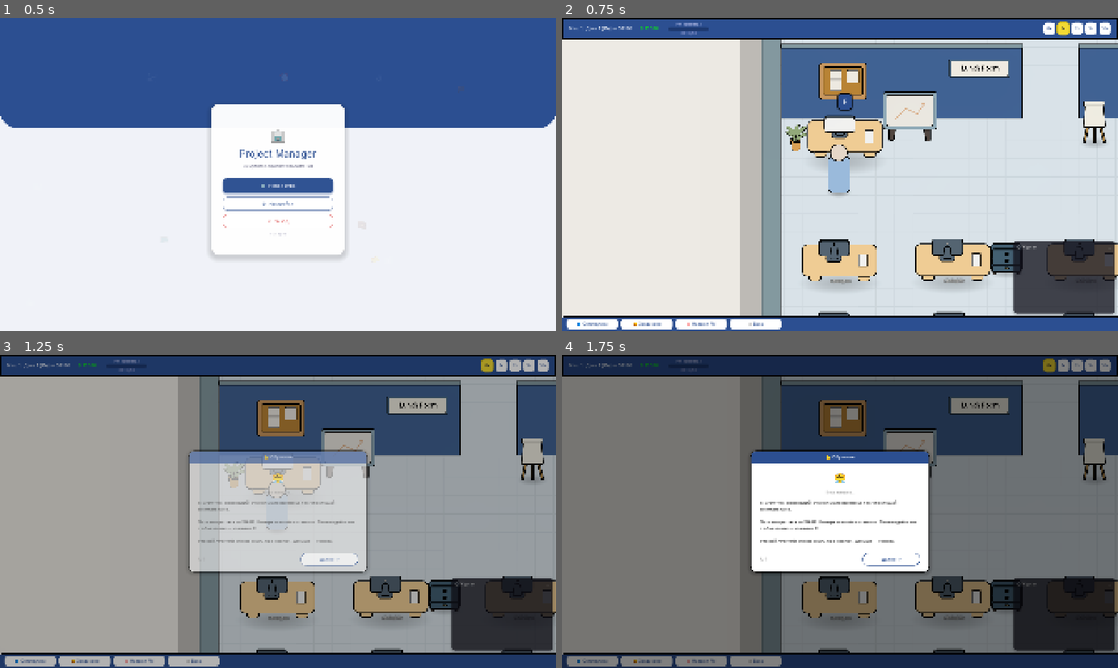
Above: before the commit, frames 1-4 (two rows, left to right).
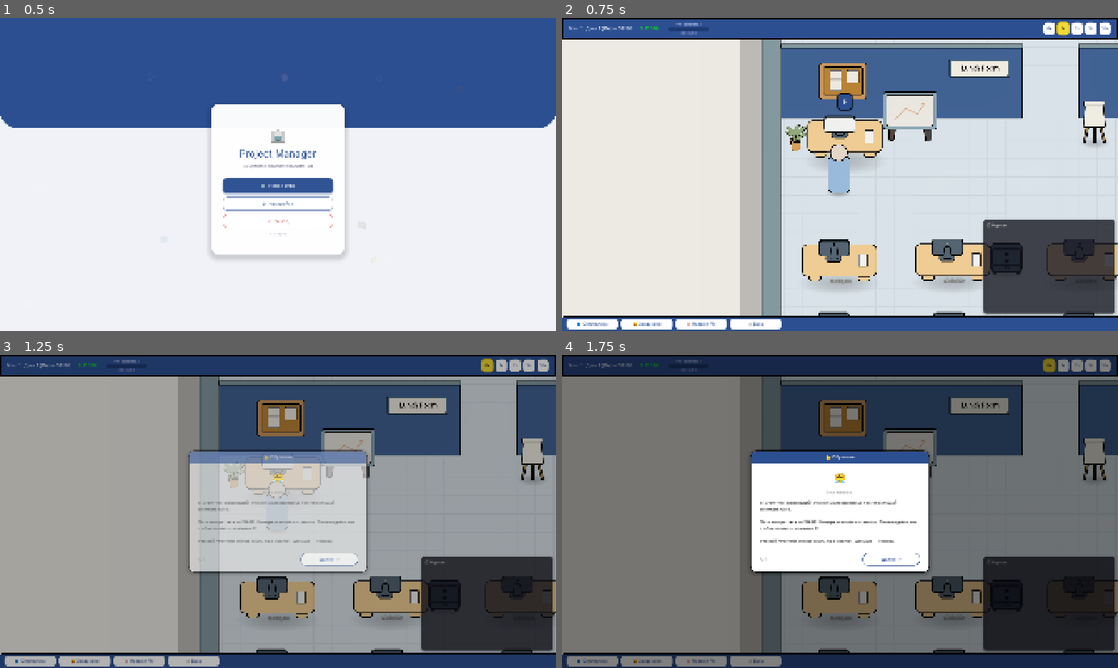
Above: after the commit, the same moments.

Repository: Esca69/project-manager-sim
Game: Godot game, scene res://Scenes/main_menu.tscn
The game is run twice, just before and just after one commit, with the same random seed, the same clock (stepped at 60 frames per second) and the same inputs. Sound files missing from this copy of the repository are replaced by a short silence.
Inputs (mouse positions are in pixels of both pictures, inside the frame that each line leads up to):
- Up to frame 1 (0.5 s): no input
- Up to frame 2 (0.75 s): click "🆕 Новая игра" at 0.5 s
- Up to frame 3 (1.25 s): no input
- Up to frame 4 (1.75 s): tap Enter at 1.25 s; move the mouse to (962, 495) at 1.27 s; hold Right (ui_right) from 1.28 s (still down); tap E (interact) at 1.35 s; click (962, 495) at 1.42 s

Frame 1 is identical in both runs. In frame 2, 2.8% of the frame differs, in the area x 75-100%, y 64-95%; in frame 3, 2.7%; in frame 4, 2.7%.

Commit message:
Improve log panel: larger size, newest-first order, and debug info for compatibility rolls
Co-authored-by: Esca69 <259692183+Esca69@users.noreply.github.com>

Diff:
--- a/Scripts/employee.gd
+++ b/Scripts/employee.gd
@@ -1225,12 +1225,16 @@
 	# Записываем в EventLog
 	var rel_val = RelationshipManager.get_relationship(data.employee_name, partner_npc.data.employee_name)
 	var level_name = tr(RelationshipManager.get_rel_level_name(data.employee_name, partner_npc.data.employee_name))
+	# Собираем debug-строку с деталями броска
+	var debug_parts: String = "🎲%d" % result.base_roll
+	if result.factors.size() > 0:
+		debug_parts += " " + ", ".join(result.factors)
 	if result.is_positive:
-		EventLog.add(tr("LOG_CHAT_POSITIVE") % [data.employee_name, partner_npc.data.employee_name, rel_val, level_name])
+		EventLog.add(tr("LOG_CHAT_POSITIVE") % [data.employee_name, partner_npc.data.employee_name, rel_val, level_name] + " | Δ%+d (%s)" % [result.delta, debug_parts])
 	else:
-		EventLog.add(tr("LOG_CHAT_NEGATIVE") % [data.employee_name, partner_npc.data.employee_name, rel_val, level_name])
-
-	print("💬 Proximity chat: %s ↔ %s, delta=%d, rel=%d (%s)" % [data.employee_name, partner_npc.data.employee_name, result.delta, rel_val, level_name])
+		EventLog.add(tr("LOG_CHAT_NEGATIVE") % [data.employee_name, partner_npc.data.employee_name, rel_val, level_name] + " | Δ%+d (%s)" % [result.delta, debug_parts])
+
+	print("💬 Proximity chat: %s ↔ %s, delta=%d, rel=%d (%s) | %s" % [data.employee_name, partner_npc.data.employee_name, result.delta, rel_val, level_name, debug_parts])
 
 func _show_chat_reaction(is_positive: bool):
 	show_thought_bubble("💬", 1.0)
--- a/Scripts/event_log.gd
+++ b/Scripts/event_log.gd
@@ -21,9 +21,9 @@
 		"type": type,
 		"time_str": time_str
 	}
-	entries.append(entry)
+	entries.push_front(entry)
 	while entries.size() > MAX_ENTRIES:
-		entries.pop_front()
+		entries.pop_back()
 	emit_signal("log_added", entry)
 	if type == LogType.ALERT:
 		emit_signal("alert_added")
--- a/Scripts/event_log_panel.gd
+++ b/Scripts/event_log_panel.gd
@@ -1,7 +1,7 @@
 extends Control
 
-const PANEL_WIDTH = 350
-const PANEL_HEIGHT = 250
+const PANEL_WIDTH = 455
+const PANEL_HEIGHT = 325
 const BOTTOM_BAR_HEIGHT = 50
 const SIDE_MARGIN = 10
 const BOTTOM_MARGIN = 10
@@ -26,7 +26,7 @@
 	EventLog.alert_added.connect(_on_alert_added)
 	for entry in EventLog.entries:
 		_add_message_label(entry)
-	call_deferred("_scroll_to_bottom")
+	call_deferred("_scroll_to_top")
 
 func _build_ui():
 	# === FULL PANEL ===
@@ -138,8 +138,11 @@
 	if UITheme:
 		UITheme.apply_font(lbl, "regular")
 	_messages_vbox.add_child(lbl)
+	_messages_vbox.move_child(lbl, 0)
+	# Удаляем старые записи С КОНЦА (самые старые теперь внизу)
 	while _messages_vbox.get_child_count() > EventLog.MAX_ENTRIES:
-		_messages_vbox.get_child(0).queue_free()
+		var last_child = _messages_vbox.get_child(_messages_vbox.get_child_count() - 1)
+		last_child.queue_free()
 
 func _get_color_for_type(type: int) -> Color:
 	match type:
@@ -151,14 +154,16 @@
 
 func _on_log_added(entry: Dictionary):
 	_add_message_label(entry)
-	var scrollbar = _scroll.get_v_scroll_bar()
-	var at_bottom = scrollbar.value >= scrollbar.max_value - scrollbar.page - SCROLL_TOLERANCE
-	if at_bottom or scrollbar.max_value <= scrollbar.page:
-		call_deferred("_scroll_to_bottom")
+	# Автоскролл наверх — новые сообщения всегда видны
+	call_deferred("_scroll_to_top")
 
 func _scroll_to_bottom():
 	if _scroll:
 		_scroll.scroll_vertical = int(_scroll.get_v_scroll_bar().max_value)
+
+func _scroll_to_top():
+	if _scroll:
+		_scroll.scroll_vertical = 0
 
 func _on_alert_added():
 	if _is_collapsed:
@@ -174,7 +179,7 @@
 	_panel.visible = true
 	_icon_btn.visible = false
 	_stop_pulse()
-	call_deferred("_scroll_to_bottom")
+	call_deferred("_scroll_to_top")
 
 func _start_pulse():
 	if _pulse_tween and _pulse_tween.is_running():
--- a/Scripts/relationship_manager.gd
+++ b/Scripts/relationship_manager.gd
@@ -105,55 +105,78 @@
 
 # === МАТРИЦА СОВМЕСТИМОСТИ ===
 
-# Бросок кубика при чате. Возвращает delta отношений.
-func roll_compatibility(emp_a: EmployeeData, emp_b: EmployeeData) -> int:
-	var result: int = randi_range(BASE_ROLL_MIN, BASE_ROLL_MAX)
+# Бросок кубика при чате. Возвращает Dictionary с подробностями.
+func roll_compatibility_detailed(emp_a: EmployeeData, emp_b: EmployeeData) -> Dictionary:
+	var base_roll: int = randi_range(BASE_ROLL_MIN, BASE_ROLL_MAX)
+	var total: int = base_roll
+	var factors: Array = []
 
 	# Общие интересы (из PERSONALITY_INTERESTS)
-	var shared_interests: int = 0
+	var shared: Array = []
 	for tag in emp_a.personality:
 		if tag in EmployeeData.PERSONALITY_INTERESTS and tag in emp_b.personality:
-			shared_interests += 1
-	result += shared_interests * SHARED_INTEREST_BONUS
+			shared.append(tag)
+	if shared.size() > 0:
+		var bonus = shared.size() * SHARED_INTEREST_BONUS
+		total += bonus
+		factors.append("+%d общ.интересы (%s)" % [bonus, ", ".join(shared)])
 
 	# Конфликты раздражителей
 	# sexist мужчина + женщина → конфликт
 	if "sexist" in emp_a.personality and emp_b.gender == "female":
-		result += CONFLICT_PENALTY
+		total += CONFLICT_PENALTY
+		factors.append("%d sexist→♀" % CONFLICT_PENALTY)
 	if "sexist" in emp_b.personality and emp_a.gender == "female":
-		result += CONFLICT_PENALTY
+		total += CONFLICT_PENALTY
+		factors.append("%d sexist→♀" % CONFLICT_PENALTY)
 
 	# man_hater женщина + мужчина → конфликт
 	if "man_hater" in emp_a.personality and emp_b.gender == "male":
-		result += CONFLICT_PENALTY
+		total += CONFLICT_PENALTY
+		factors.append("%d man_hater→♂" % CONFLICT_PENALTY)
 	if "man_hater" in emp_b.personality and emp_a.gender == "male":
-		result += CONFLICT_PENALTY
+		total += CONFLICT_PENALTY
+		factors.append("%d man_hater→♂" % CONFLICT_PENALTY)
 
 	# smelly → штраф всем (кроме другого smelly)
 	if "smelly" in emp_a.personality and "smelly" not in emp_b.personality:
-		result += CONFLICT_PENALTY
+		total += CONFLICT_PENALTY
+		factors.append("%d smelly(%s)" % [CONFLICT_PENALTY, emp_a.employee_name])
 	if "smelly" in emp_b.personality and "smelly" not in emp_a.personality:
-		result += CONFLICT_PENALTY
+		total += CONFLICT_PENALTY
+		factors.append("%d smelly(%s)" % [CONFLICT_PENALTY, emp_b.employee_name])
 
 	# toxic → штраф introvert'ам
 	if "toxic" in emp_a.personality and "introvert" in emp_b.personality:
-		result += CONFLICT_PENALTY
+		total += CONFLICT_PENALTY
+		factors.append("%d toxic→introvert" % CONFLICT_PENALTY)
 	if "toxic" in emp_b.personality and "introvert" in emp_a.personality:
-		result += CONFLICT_PENALTY
+		total += CONFLICT_PENALTY
+		factors.append("%d toxic→introvert" % CONFLICT_PENALTY)
 
 	# flirt + противоположный пол → бонус (вместо штрафа)
 	if "flirt" in emp_a.personality and emp_a.gender != emp_b.gender:
-		result += 2
+		total += 2
+		factors.append("+2 flirt")
 	if "flirt" in emp_b.personality and emp_b.gender != emp_a.gender:
-		result += 2
-
-	return result
+		total += 2
+		factors.append("+2 flirt")
+
+	return {
+		"total": total,
+		"base_roll": base_roll,
+		"factors": factors,
+	}
+
+# Обёртка для обратной совместимости
+func roll_compatibility(emp_a: EmployeeData, emp_b: EmployeeData) -> int:
+	return roll_compatibility_detailed(emp_a, emp_b).total
 
 # === ОБРАБОТКА РЕЗУЛЬТАТА ЧАТА ===
 
 func process_chat_result(emp_a: EmployeeData, emp_b: EmployeeData) -> Dictionary:
-	# Возвращает {delta: int, is_positive: bool} для UI
-	var delta = roll_compatibility(emp_a, emp_b)
+	var roll_result = roll_compatibility_detailed(emp_a, emp_b)
+	var delta = roll_result.total
 	change_relationship(emp_a.employee_name, emp_b.employee_name, delta)
 
 	# Лимит чатов
@@ -169,7 +192,12 @@
 		emp_a.add_mood_modifier("chat_" + emp_b.employee_name, "MOOD_MOD_BAD_CHAT", CHAT_MOOD_NEGATIVE_VALUE, CHAT_MOOD_DURATION)
 		emp_b.add_mood_modifier("chat_" + emp_a.employee_name, "MOOD_MOD_BAD_CHAT", CHAT_MOOD_NEGATIVE_VALUE, CHAT_MOOD_DURATION)
 
-	return {"delta": delta, "is_positive": is_positive}
+	return {
+		"delta": delta,
+		"is_positive": is_positive,
+		"base_roll": roll_result.base_roll,
+		"factors": roll_result.factors,
+	}
 
 func can_chat(employee_name: String) -> bool:
 	return daily_chat_counts.get(employee_name, 0) < MAX_CHATS_PER_DAY
